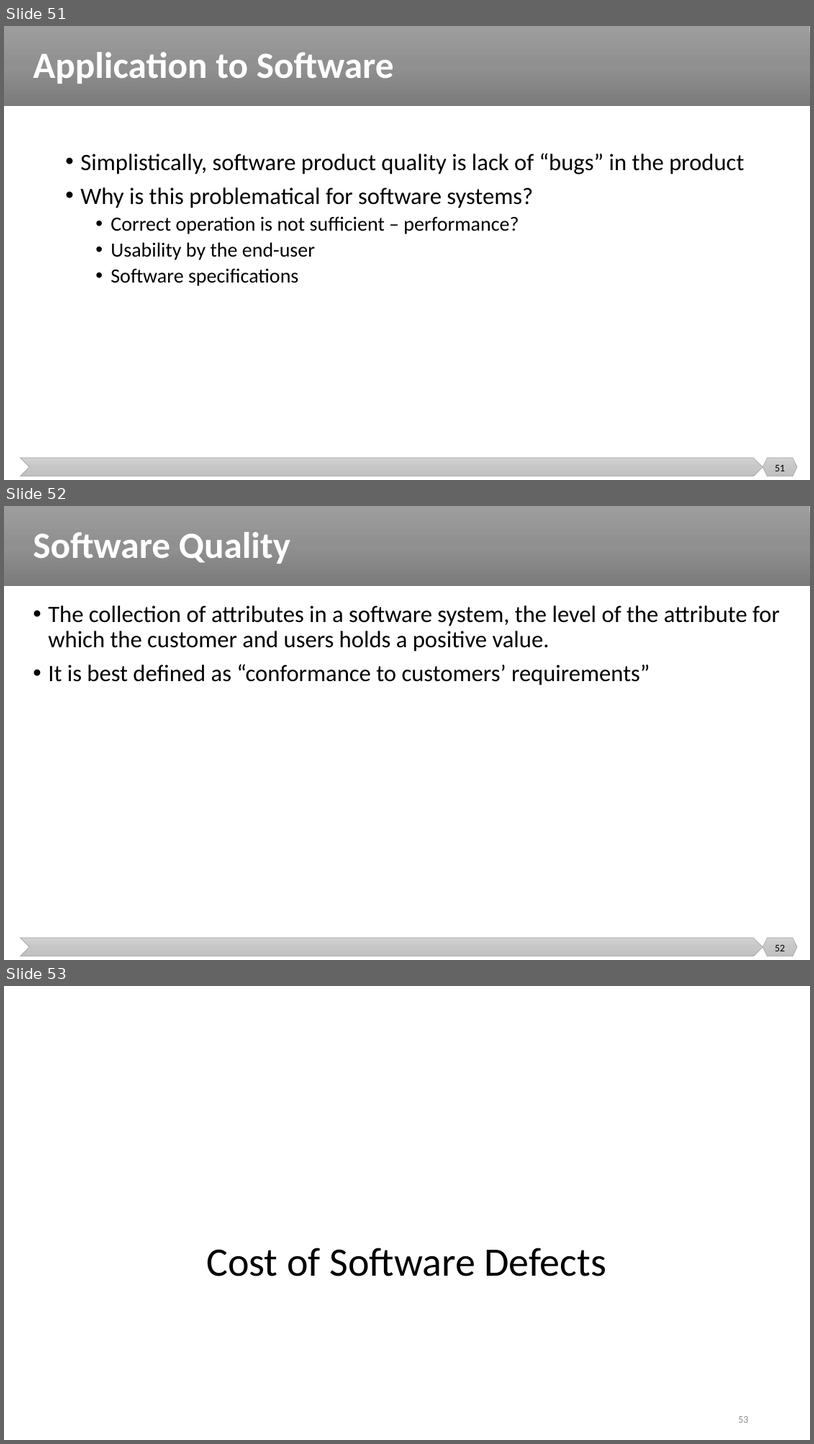
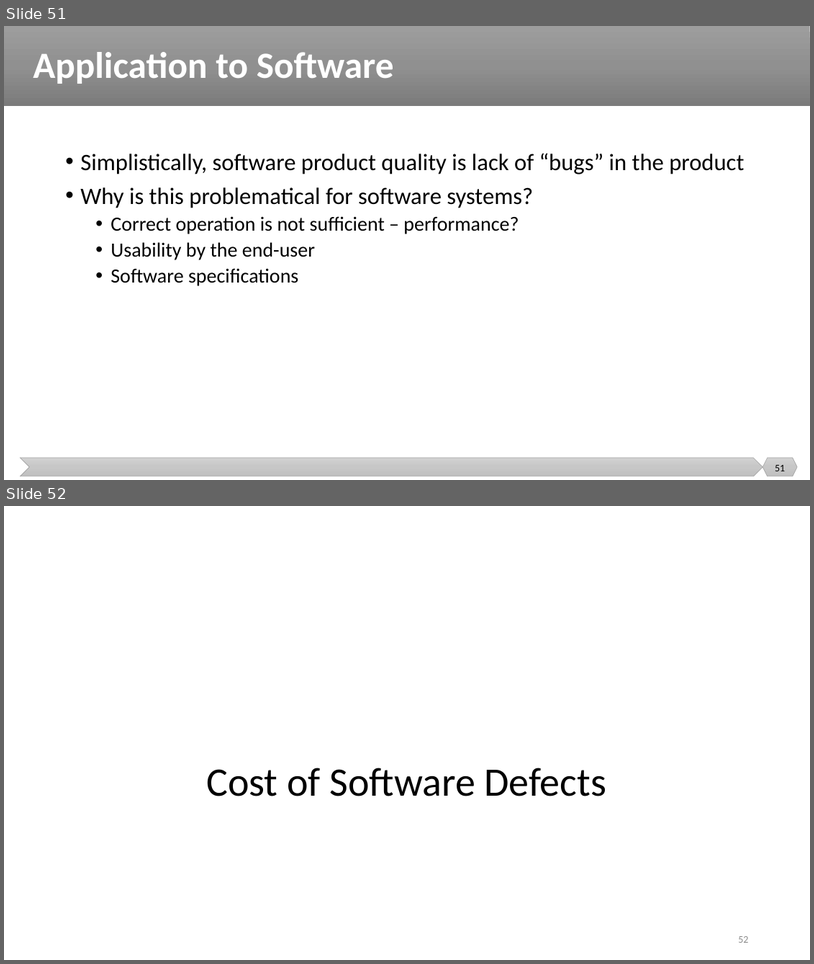
Before and after one commit to malenezi/malenezi, a slide deck: SE401/Lectures/2-Software Quality/Software Quality.pptx. Shown one above the other, each under a label of ours: slides 51, 52 and 53 before the commit, slides 51 and 52 after it. The pictures are 814x1444 and 814x964 pixels, drawn with LibreOffice and Linux fonts; fonts in the diff are those of the drawing. Boxes give left, top, right and bottom in pixels: in the first picture for what was removed or moved away, otherwise in the second. Text is boxed around its words. In the diff, an @@ line names an element or a change of style, - is before the commit and + after.

```diff
--- a/SE401/Lectures/2-Software Quality/Software Quality.pptx
+++ b/SE401/Lectures/2-Software Quality/Software Quality.pptx
@@ slide 52 removed at <box>4,506,810,960</box>, background #FFFFFF; not listed: 3 template elements that a slide beside it also shows @@
@@ title removed at <box>33,532,291,564</box> @@
-Software Quality
@@ text removed at <box>48,605,780,685</box> @@
-• The collection of attributes in a software system, the level of the attribute for which the customer and users holds a positive value.
-• It is best defined as “conformance to customers’ requirements”
@@ page number removed at <box>775,944,785,951</box> @@
-52
@@ what was slide 53 is now slide 52 @@
```
Also in this commit, not shown: 4 slides changed, 2 other slides removed, 2 other files.
